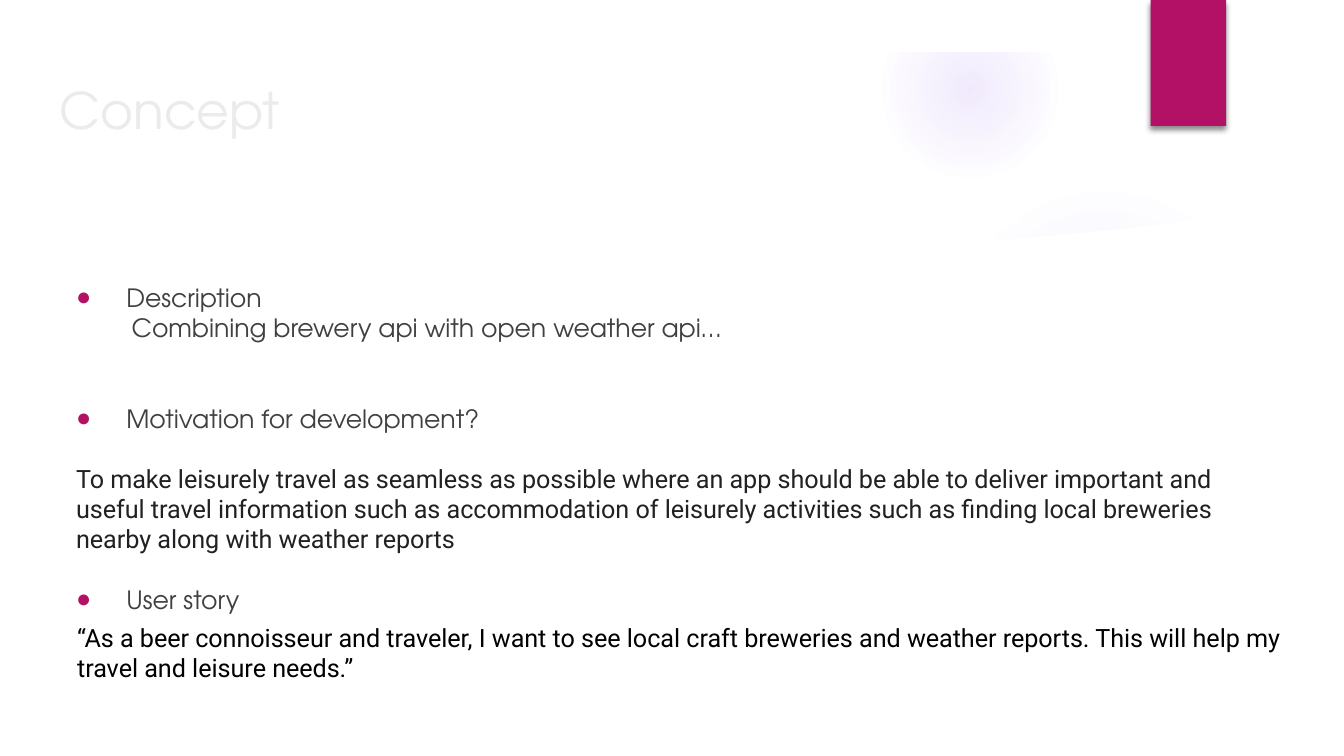
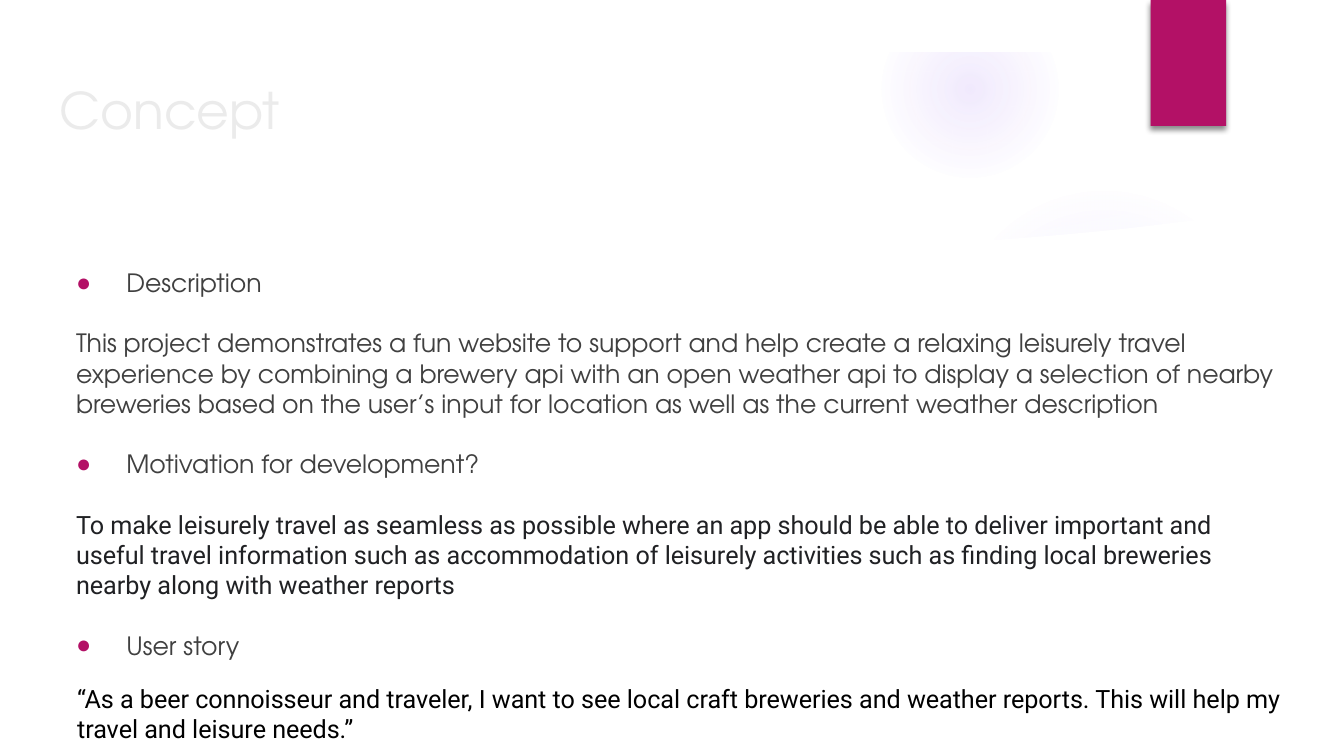
Before and after one commit to sdesire/APIs-For-IPAs, a slide deck: slide 3 of Project Presentation.pptx. Drawn at 1344x756 pixels with LibreOffice and Linux fonts; fonts in the diff are those of the drawing; background and template pictures are left out. Boxes give left, top, right and bottom in pixels: in the first picture for what was removed or moved away, otherwise in the second. Text is boxed around its words. In the diff, an @@ line names an element or a change of style, - is before the commit and + after.

```diff
--- a/Project Presentation.pptx
+++ b/Project Presentation.pptx
@@ text "Description": place and size @@
-text "Description" at (76, 288, 1212, 614)
+text "Description" at (76, 273, 1273, 660)
@@ text at (76, 333, 1273, 418): text changed @@
-Combining brewery api with open weather api…
+This project demonstrates a fun website to support and help create a relaxing leisurely travel experience by combining a brewery api with an open weather api to display a selection of nearby breweries based on the user’s input for location as well as the current weather description
@@ text "“As a beer connoisseur and ...": place and size @@
-text "“As a beer connoisseur and ..." at (77, 628, 1280, 678)
+text "“As a beer connoisseur and ..." at (77, 689, 1280, 739)
```
Also in this commit, not shown: 6 other slides changed.
